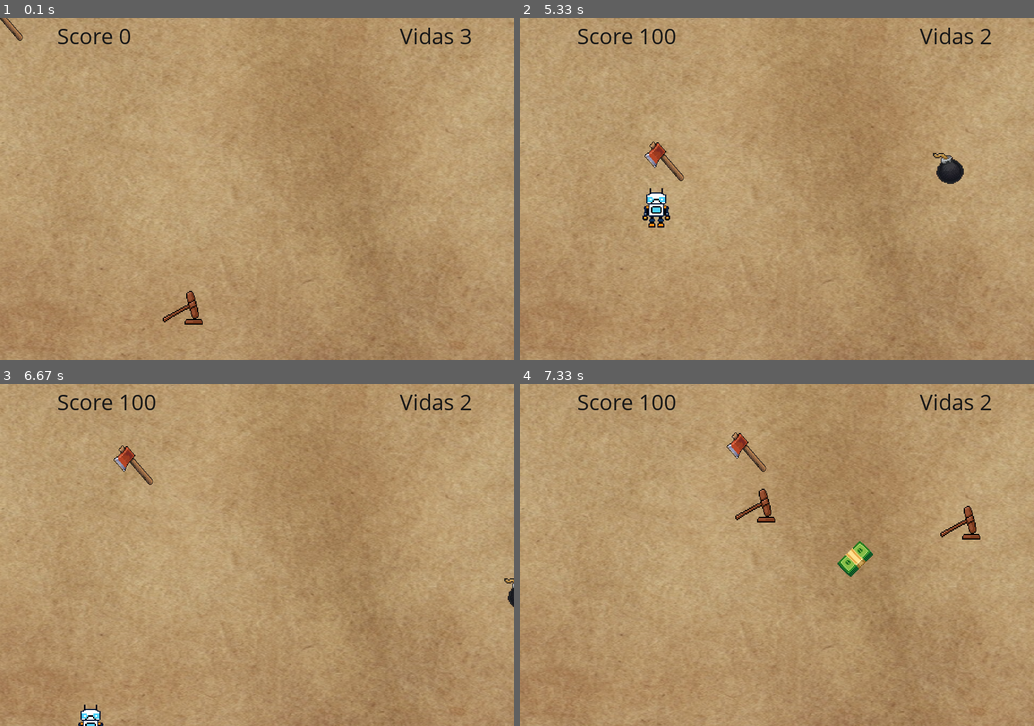
Above: before the commit, frames 1-4 (two rows, left to right).
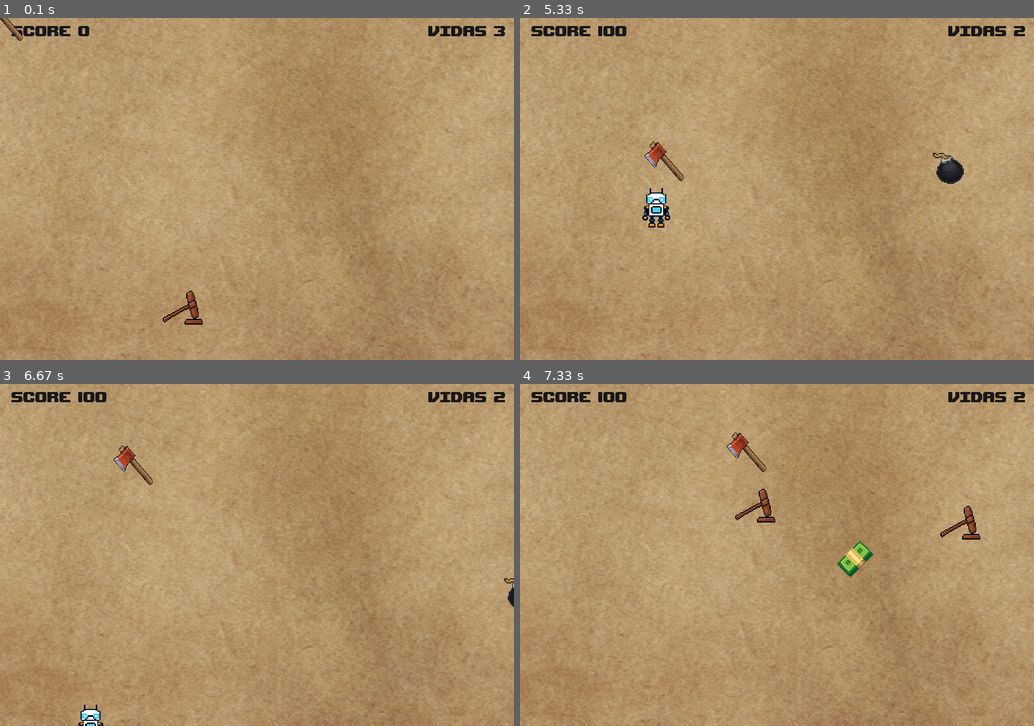
Above: after the commit, the same moments.

Repository: lucassantoss4/-Pygame-Fruit-Ninja
Game: pygame game, started from Alis_baguncinha.py
Two runs of this game, one before a commit and one after it. Both use one fixed random seed, a clock stepped at 60 frames per second and the inputs below.
Inputs (mouse positions are in pixels of both pictures, inside the frame that each line leads up to):
- Up to frame 1 (0.1 s): no input
- Up to frame 2 (5.33 s): click (777, 189) at 0.38 s; click (782, 209) at 0.72 s; click (617, 137) at 1.05 s; click (967, 308) at 1.38 s; click (787, 72) at 1.72 s; click (751, 277) at 2.05 s; click (761, 130) at 2.38 s; click (705, 117) at 2.72 s; click (910, 158) at 3.05 s; click (936, 182) at 3.38 s; click (884, 127) at 3.72 s; click (627, 124) at 4.05 s; click (797, 175) at 4.38 s; click (627, 168) at 4.72 s; click (663, 161) at 5.05 s
- Up to frame 3 (6.67 s): click (102, 681) at 5.38 s; click (174, 445) at 5.72 s; click (205, 541) at 6.05 s; click (133, 466) at 6.38 s
- Up to frame 4 (7.33 s): click (869, 667) at 6.72 s; click (746, 452) at 7.05 s

The runs differ from the first frame. In frame 1, 0.9% of the frame differs, in the area x 2-99%, y 2-8%; in frame 2, 1.1%; in frame 3, 1.1%; in frame 4, 1.1%.

Commit message:
nova fonte

Diff:
--- a/0Lucas_copy.py
+++ b/0Lucas_copy.py
@@ -42,7 +42,7 @@
 # configurações da tela e fonte do jogo
 janela = pygame.display.set_mode((LARGURA, ALTURA))
 janela.fill(BRANCO)
-fonte = pygame.font.SysFont('Comic Sans MS', 30)
+fonte = pygame.font.Font("util/fonte/upheavtt.ttf", 48)
 texto = fonte.render('Cursos Ninja', True, PRETO, BRANCO)
 
 background = pygame.image.load('util/img/background_inteiro.png').convert() #A- denominei o fundo como background
@@ -153,9 +153,9 @@
         self.tempo_inicial = time.time()
         self.screen = pygame.display.set_mode((self.LARGURA, self.ALTURA))
         pygame.display.set_caption('Game Over')
-        self.font = pygame.font.SysFont('Comic Sans MS', 48)
-        self.text = self.font.render('Game Over', True, (255, 0, 0))
-        self.text_rect = self.text.get_rect(center=(self.LARGURA // 2, self.ALTURA // 2))
+        self.font = pygame.font.Font("util/fonte/upheavtt.ttf", 60)
+        self.text = self.font.render('Game Over', True, (200, 0, 0))
+        self.text_rect = self.text.get_rect(center=(self.LARGURA // 2, self.ALTURA // 2 - 10))
 
     def run(self):
         while True:
@@ -278,10 +278,9 @@
 
     # ----- Gera saídas
 
-    fonte_score = pygame.font.SysFont('Comic Sans MS', 40)
+    fonte_score = pygame.font.Font("util/fonte/upheavtt.ttf", 35)
     texto_score = fonte_score.render('Score {0}'.format(Score), True, PRETO)
-    fonte_vida = pygame.font.SysFont('Comic Sans MS', 40)
-    texto_vidas = fonte_vida.render('Vidas {0}'.format(vida), True, PRETO)
+    texto_vidas = fonte_score.render('Vidas {0}'.format(vida), True, PRETO)
 
     janela.blit(background, (0,0)) #A - coloquei o fundo na janela
     janela.blit(texto_score, (100, 5))
--- a/Alis_baguncinha.py
+++ b/Alis_baguncinha.py
@@ -15,6 +15,7 @@
 
 pygame.init()
 pygame.mixer.init() # inicializa os sons
+pygame.font.init()
 
 # ------- Gera tela principal
 
@@ -42,7 +43,7 @@
 # configurações da tela e fonte do jogo
 janela = pygame.display.set_mode((LARGURA, ALTURA))
 janela.fill(BRANCO)
-fonte = pygame.font.SysFont('Comic Sans MS', 30)
+fonte = pygame.font.Font("util/fonte/upheavtt.ttf", 48)
 texto = fonte.render('Cursos Ninja', True, PRETO, BRANCO)
 
 background = pygame.image.load('util/img/background.png').convert() #A- denominei o fundo como background
@@ -153,9 +154,9 @@
         self.tempo_inicial = time.time()
         self.screen = pygame.display.set_mode((self.LARGURA, self.ALTURA))
         pygame.display.set_caption('Game Over')
-        self.font = pygame.font.SysFont('Comic Sans MS', 48)
-        self.text = self.font.render('Game Over', True, (255, 0, 0))
-        self.text_rect = self.text.get_rect(center=(self.LARGURA // 2, self.ALTURA // 2))
+        self.font = pygame.font.Font("util/fonte/upheavtt.ttf", 60)
+        self.text = self.font.render('Game Over', True, (200, 0, 0))
+        self.text_rect = self.text.get_rect(center=(self.LARGURA // 2, self.ALTURA // 2 - 10))
 
     def run(self):
         while True:
@@ -278,14 +279,13 @@
 
     # ----- Gera saídas
 
-    fonte_score = pygame.font.SysFont('Comic Sans MS', 40)
+    fonte_score = pygame.font.Font("util/fonte/upheavtt.ttf", 35)
     texto_score = fonte_score.render('Score {0}'.format(Score), True, PRETO)
-    fonte_vida = pygame.font.SysFont('Comic Sans MS', 40)
-    texto_vidas = fonte_vida.render('Vidas {0}'.format(vida), True, PRETO)
+    texto_vidas = fonte_score.render('Vidas {0}'.format(vida), True, PRETO)
 
     janela.blit(background, (0,0)) #A - coloquei o fundo na janela
-    janela.blit(texto_score, (100, 5))
-    janela.blit(texto_vidas, (700,5))
+    janela.blit(texto_score, (20, 5))
+    janela.blit(texto_vidas, (750,5))
     # faca_img_rect.center = pygame.mouse.get_pos()
     machado_img_rect.center = pygame.mouse.get_pos()
     # janela.blit(faca_img, faca_img_rect)
--- a/Gabi_Completo.py
+++ b/Gabi_Completo.py
@@ -42,7 +42,7 @@
 # configurações da tela e fonte do jogo
 janela = pygame.display.set_mode((LARGURA, ALTURA))
 janela.fill(BRANCO)
-fonte = pygame.font.SysFont('Comic Sans MS', 30)
+fonte = pygame.font.Font("util/fonte/upheavtt.ttf", 48)
 texto = fonte.render('Cursos Ninja', True, PRETO, BRANCO)
 
 background = pygame.image.load('util/img/background_inteiro.png').convert() #A- denominei o fundo como background
@@ -153,9 +153,9 @@
         self.tempo_inicial = time.time()
         self.screen = pygame.display.set_mode((self.LARGURA, self.ALTURA))
         pygame.display.set_caption('Game Over')
-        self.font = pygame.font.SysFont('Comic Sans MS', 48)
-        self.text = self.font.render('Game Over', True, (255, 0, 0))
-        self.text_rect = self.text.get_rect(center=(self.LARGURA // 2, self.ALTURA // 2))
+        self.font = pygame.font.Font("util/fonte/upheavtt.ttf", 60)
+        self.text = self.font.render('Game Over', True, (200, 0, 0))
+        self.text_rect = self.text.get_rect(center=(self.LARGURA // 2, self.ALTURA // 2 - 10))
 
     def run(self):
         while True:
@@ -278,10 +278,9 @@
 
     # ----- Gera saídas
 
-    fonte_score = pygame.font.SysFont('Comic Sans MS', 40)
+    fonte_score = pygame.font.Font("util/fonte/upheavtt.ttf", 35)
     texto_score = fonte_score.render('Score {0}'.format(Score), True, PRETO)
-    fonte_vida = pygame.font.SysFont('Comic Sans MS', 40)
-    texto_vidas = fonte_vida.render('Vidas {0}'.format(vida), True, PRETO)
+    texto_vidas = fonte_score.render('Vidas {0}'.format(vida), True, PRETO)
 
     janela.blit(background, (0,0)) #A - coloquei o fundo na janela
     janela.blit(texto_score, (100, 5))
